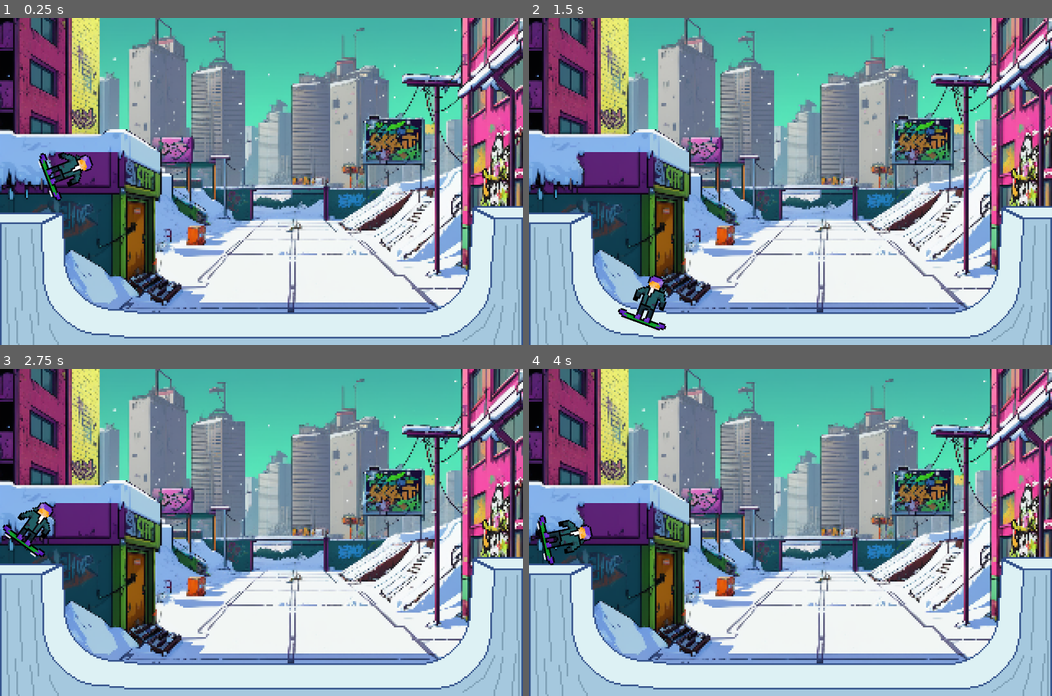
Above: before the commit, frames 1-4 (two rows, left to right).
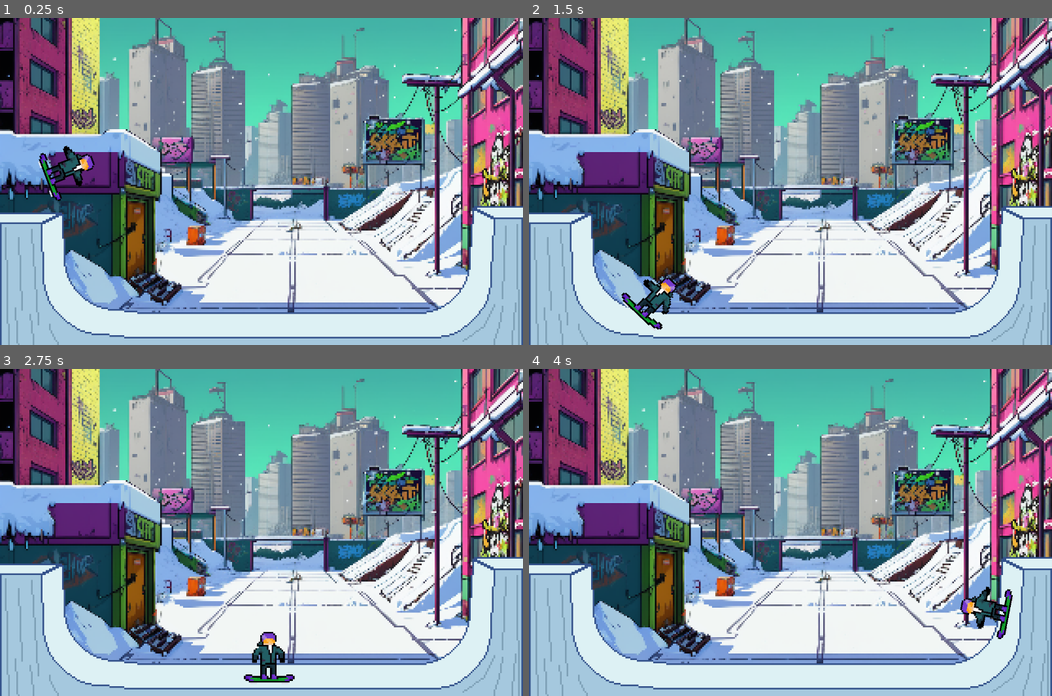
Above: after the commit, the same moments.

Repository: dclarkco/shredd_
Game: Godot game, scene res://scenes/main.tscn
The game is run twice, just before and just after one commit, with the same random seed, the same clock (stepped at 60 frames per second) and the same inputs.
Inputs:
- Up to frame 1 (0.25 s): no input
- Up to frame 2 (1.5 s): hold D (right) 0.53-1.28 s; hold Alt (crouch) 0.53-1.28 s; tap Space (jump) at 0.77, 1.07 s; tap E (f_grab, bound only after the commit) at 0.8, 1.35 s; hold A (left) from 1.28 s (still down)
- Up to frame 3 (2.75 s): tap Space (jump) at 1.52, 1.82, 2.3 s; tap Q (r_grab, bound only after the commit) at 1.55 s; release A (left) at 2.03 s; hold D (right) from 2.03 s (still down); hold Q (r_grab, bound only after the commit) from 2.03 s (still down)
- Up to frame 4 (4 s): release Q (r_grab, bound only after the commit) at 2.78 s; tap Space (jump) at 2.85, 3.02, 3.32, 3.77 s; tap Alt (crouch) at 3.05 s; release D (right) at 3.53 s; hold A (left) from 3.53 s (still down); hold Alt (crouch) from 3.53 s (still down); tap E (f_grab, bound only after the commit) at 3.8 s

The runs differ from the first frame. In frame 1, 0.3% of the frame differs, in the area x 7-19%, y 39-56%; in frame 2, 0.9%; in frame 3, 1.4%, in the area x 0-57%, y 40-96%; in frame 4, 1.4%.

Commit message:
alpha_02
added animations for:
front butter
rear butter
front grab
rear grab
jump (temp)
land (used for jump atm)

Diff:
--- a/assets/snow.tres
+++ b/assets/snow.tres
@@ -2,5 +2,6 @@
 
 [resource]
 friction = 0.0
-bounce = 0.35
+rough = true
+bounce = 0.67
 absorbent = true
--- a/project.godot
+++ b/project.godot
@@ -31,6 +31,7 @@
 [global_group]
 
 player=""
+ground=""
 
 [input]
 
@@ -52,6 +53,17 @@
 crouch={
 "deadzone": 0.5,
 "events": [Object(InputEventKey,"resource_local_to_scene":false,"resource_name":"","device":-1,"window_id":0,"alt_press …(195 unchanged characters)…
+, Object(InputEventKey,"resource_local_to_scene":false,"resource_name":"","device":-1,"window_id":0,"alt_pressed":false,"shift_pressed":false,"ctrl_pressed":false,"meta_pressed":false,"pressed":false,"keycode":0,"physical_keycode":83,"key_label":0,"unicode":115,"location":0,"echo":false,"script":null)
+]
+}
+r_grab={
+"deadzone": 0.5,
+"events": [Object(InputEventKey,"resource_local_to_scene":false,"resource_name":"","device":-1,"window_id":0,"alt_pressed":false,"shift_pressed":false,"ctrl_pressed":false,"meta_pressed":false,"pressed":false,"keycode":0,"physical_keycode":81,"key_label":0,"unicode":113,"location":0,"echo":false,"script":null)
+]
+}
+f_grab={
+"deadzone": 0.5,
+"events": [Object(InputEventKey,"resource_local_to_scene":false,"resource_name":"","device":-1,"window_id":0,"alt_pressed":false,"shift_pressed":false,"ctrl_pressed":false,"meta_pressed":false,"pressed":false,"keycode":0,"physical_keycode":69,"key_label":0,"unicode":101,"location":0,"echo":false,"script":null)
 ]
 }
 
--- a/scenes/main.tscn
+++ b/scenes/main.tscn
@@ -1,15 +1,10 @@
-[gd_scene load_steps=7 format=3 uid="uid://isjv6vsw6n3u"]
+[gd_scene load_steps=6 format=3 uid="uid://isjv6vsw6n3u"]
 
 [ext_resource type="PackedScene" uid="uid://clejav2s6b8wj" path="res://scenes/shredder_01.tscn" id="1_afmkj"]
 [ext_resource type="Texture2D" uid="uid://b53kcyfwj7qkg" path="res://assets/Park_01_bg.png" id="1_rplgh"]
 [ext_resource type="Texture2D" uid="uid://badb8sx0kxi6p" path="res://assets/Pipe_surface.png" id="2_o4cvh"]
 [ext_resource type="PhysicsMaterial" uid="uid://dd2ahl5v6g2jd" path="res://assets/snow.tres" id="3_gvqx1"]
 [ext_resource type="Texture2D" uid="uid://bdm87gbpt1bij" path="res://assets/Pipe_collider.png" id="3_nws3q"]
-
-[sub_resource type="SeparationRayShape2D" id="SeparationRayShape2D_6elq3"]
-custom_solver_bias = 0.131
-length = 58.28
-slide_on_slope = true
 
 [node name="Main" type="Node2D"]
 
@@ -43,7 +38,6 @@
 center_of_mass_mode = 1
 center_of_mass = Vector2(0, 8)
 max_contacts_reported = 4
-linear_damp = 0.1
 angular_damp = 0.4
 
 [node name="Camera2D" type="Camera2D" parent="."]
@@ -52,19 +46,3 @@
 zoom = Vector2(4, 4)
 process_callback = 0
 position_smoothing_enabled = true
-
-[node name="Area2D" type="Area2D" parent="."]
-collision_layer = 3
-collision_mask = 3
-
-[node name="CollisionShape2D" type="CollisionShape2D" parent="Area2D"]
-position = Vector2(-90, -42)
-rotation = 1.5708
-scale = Vector2(20, 1)
-shape = SubResource("SeparationRayShape2D_6elq3")
-
-[node name="CollisionShape2D2" type="CollisionShape2D" parent="Area2D"]
-position = Vector2(-68, 49)
-rotation = -1.65806
-scale = Vector2(20, 1)
-shape = SubResource("SeparationRayShape2D_6elq3")
--- /dev/null
+++ b/scenes/medium_pipe.tscn
@@ -0,0 +1,45 @@
+[gd_scene load_steps=6 format=3 uid="uid://cmce48b66kq5q"]
+
+[ext_resource type="PhysicsMaterial" uid="uid://dd2ahl5v6g2jd" path="res://assets/snow.tres" id="1_cqxw8"]
+[ext_resource type="Texture2D" uid="uid://bbt6qtgptmwuw" path="res://assets/medium_pipe.png" id="1_obql5"]
+[ext_resource type="PackedScene" uid="uid://clejav2s6b8wj" path="res://scenes/shredder_01.tscn" id="2_j5o7c"]
+
+[sub_resource type="WorldBoundaryShape2D" id="WorldBoundaryShape2D_hxdve"]
+normal = Vector2(1, 0)
+distance = 21.0
+
+[sub_resource type="WorldBoundaryShape2D" id="WorldBoundaryShape2D_7kqct"]
+normal = Vector2(-1, 0)
+distance = 21.0
+
+[node name="medium_pipe" type="Node2D"]
+
+[node name="StaticBody2D" type="StaticBody2D" parent="." groups=["ground"]]
+position = Vector2(240, 240)
+physics_material_override = ExtResource("1_cqxw8")
+
+[node name="CollisionShape2D3" type="CollisionShape2D" parent="StaticBody2D"]
+position = Vector2(-259, -112)
+shape = SubResource("WorldBoundaryShape2D_hxdve")
+debug_color = Color(0.624365, 0.51839, 0.344901, 0.42)
+
+[node name="CollisionShape2D2" type="CollisionShape2D" parent="StaticBody2D"]
+position = Vector2(262, -29)
+shape = SubResource("WorldBoundaryShape2D_7kqct")
+
+[node name="CollisionPolygon2D" type="CollisionPolygon2D" parent="StaticBody2D" groups=["ground"]]
+polygon = PackedVector2Array(-239, 105, -194, 105, -194, 149, -193, 162, -190, 175, -185, 189, -178, 200, -168, 210, -157, 218, -146, 223, -124, 227, -90, 229, 111, 229, 144, 227, 163, 221, 177, 214, 187, 205, 196, 192, 201, 179, 204, 165, 205, 152, 206, 127, 206, 98, 240, 98, 270, 90, 270, 261, -271, 261, -271, 94)
+
+[node name="MediumPipe" type="Sprite2D" parent="StaticBody2D"]
+position = Vector2(3, 8)
+texture = ExtResource("1_obql5")
+
+[node name="shredder_01" parent="." instance=ExtResource("2_j5o7c")]
+position = Vector2(29, 321)
+linear_damp = 0.2
+angular_damp = 2.0
+
+[node name="Camera2D" type="Camera2D" parent="."]
+position = Vector2(243, 338)
+scale = Vector2(1.08549, 1)
+zoom = Vector2(2.67, 2.67)
--- a/scenes/shredder_01.tscn
+++ b/scenes/shredder_01.tscn
@@ -1,6 +1,7 @@
-[gd_scene load_steps=30 format=3 uid="uid://clejav2s6b8wj"]
+[gd_scene load_steps=32 format=3 uid="uid://clejav2s6b8wj"]
 
 [ext_resource type="Texture2D" uid="uid://8vse7ava72vh" path="res://assets/RIDER_01.png" id="1_6kq0k"]
+[ext_resource type="PhysicsMaterial" uid="uid://dd2ahl5v6g2jd" path="res://assets/snow.tres" id="1_yau2y"]
 [ext_resource type="Script" path="res://scripts/shredder_01.gd" id="2_ern46"]
 
 [sub_resource type="AtlasTexture" id="AtlasTexture_w15rw"]
@@ -223,34 +224,41 @@
 
 [sub_resource type="CapsuleShape2D" id="CapsuleShape2D_xf1hn"]
 radius = 6.0
-height = 34.0
+
+[sub_resource type="CircleShape2D" id="CircleShape2D_nskje"]
+radius = 5.0
 
 [node name="shredder_01" type="RigidBody2D" groups=["player"]]
 collision_layer = 3
 collision_mask = 3
-mass = 65.0
+mass = 67.0
+physics_material_override = ExtResource("1_yau2y")
 can_sleep = false
 contact_monitor = true
-max_contacts_reported = 3
-linear_damp = 0.5
-angular_damp = 1.0
+max_contacts_reported = 2
+linear_damp_mode = 1
+linear_damp = 0.1
+angular_damp = 2.5
 script = ExtResource("2_ern46")
 
 [node name="AnimatedSprite2D" type="AnimatedSprite2D" parent="."]
 sprite_frames = SubResource("SpriteFrames_w7rtx")
-animation = &"landing"
+animation = &"rider_all"
 autoplay = "idle (sliding)"
-frame_progress = 0.763558
+frame_progress = 0.884724
 
 [node name="CollisionPolygon2D" type="CollisionShape2D" parent="."]
-position = Vector2(0, 9)
+position = Vector2(0, 10)
 rotation = 1.5708
 shape = SubResource("CapsuleShape2D_xf1hn")
 
 [node name="HeadArea2D" type="Area2D" parent="."]
-
-[node name="CollisionPolygon2D" type="CollisionShape2D" parent="HeadArea2D"]
-position = Vector2(0, -2)
-shape = SubResource("CapsuleShape2D_xf1hn")
+physics_interpolation_mode = 1
+collision_layer = 3
+collision_mask = 3
+
+[node name="CollisionShape2D" type="CollisionShape2D" parent="HeadArea2D"]
+position = Vector2(0, -11)
+shape = SubResource("CircleShape2D_nskje")
 
 [connection signal="body_entered" from="HeadArea2D" to="." method="_on_head_hit_ground"]
--- a/scripts/shredder_01.gd
+++ b/scripts/shredder_01.gd
@@ -1,27 +1,38 @@
-# Shreda shredder_01 | Paper shredder
+# shredder_01 | Paper shredder
 
 extends RigidBody2D
 
 # Constants
-const MOVE_FORCE = 12000.0  # Increased force to test movement
+const MOVE_FORCE = 6700.0  # Increased force to test movement
 const ROTATION_DAMPING = 0.1  # Lower damping for rotation
 const GRAVITY_SCALE = 100.0  # Increased gravity scale
-const RAYCAST_LENGTH = 15.0  # Length for raycasting to detect slopes
+const RAYCAST_LENGTH = 10.0  # Length for raycasting to detect slopes
 const GROUND_DETECTION_OFFSET = 10.0  # Offset from the character for raycast
 
 # Variables
 var is_in_air = false  # To track if snowboarder is in the air
 var slope_normal = Vector2.UP  # Default slope normal
+
+
 @onready var animated_sprite = $AnimatedSprite2D  # Reference to AnimatedSprite2D
+var current_animation = ""  # Tracks the currently playing animation
+var new_animation = ""     # Track animation change per physics frame
 
 func _integrate_forces(state: PhysicsDirectBodyState2D):
+
 	# Get the current velocity
 	var current_velocity = state.get_linear_velocity()
 
 	# Check for ground contacts
 	var contacts = state.get_contact_count()
-	if (contacts >= 1):
+	if (contacts == 1):
 		is_in_air = false
+		new_animation = "r_butter"
+	elif (contacts >=2):
+		is_in_air = false
+		new_animation = "idle (sliding)"
+		if Input.is_action_pressed("crouch"):
+			new_animation = "landing"
 	elif (contacts == 0):
 		is_in_air = true
 
@@ -51,26 +62,41 @@
 		if collision:
 			var detected_normal = collision["normal"]
 			# Interpolate slope normal based on raycast detection to smooth out bumps
-			slope_normal = slope_normal.lerp(detected_normal, 0.1)  # Adjust 0.1 for smoothing
+			slope_normal = slope_normal.lerp(detected_normal, 1.0)  # Adjust 0.1 for smoothing
 
 		# Apply movement force (on the ground)
 		var forward_direction = Vector2.RIGHT.rotated(rotation)
 		var movement_force = forward_direction * input_direction * MOVE_FORCE
 		state.apply_central_force(movement_force)
 
+		if Input.is_action_just_pressed("jump"):
+			new_animation = "crouch"
+
+
 	elif is_in_air:
 		if input_direction != 0:
 			# Apply torque for rotation in the air
-			var torque = input_direction * (MOVE_FORCE / 12)
+			var torque = input_direction * (MOVE_FORCE / 6)
 			apply_torque_impulse(torque)
+		if Input.is_action_pressed("f_grab"):
+			new_animation = "f_grab"
+		elif Input.is_action_pressed("r_grab"):
+			new_animation = "r_grab"
+		else:
+			new_animation = "airtime"
 
 	# Debug: Visualize ground contact detection and ground state
-	print("Contacts: " + str(contacts) + ", Airtime?__: " + str(is_in_air))
+	print("Contacts: " + str(contacts) + ", Airtime?__: " + str(is_in_air) + "Animation?__:" +str(current_animation))
 
 	# Rotate the snowboarder based on velocity
 	if current_velocity.length() > 1:
 		var desired_rotation = current_velocity.angle()
 		rotation = lerp_angle(rotation, desired_rotation, ROTATION_DAMPING)
+
+	if new_animation != current_animation:
+		current_animation = new_animation
+
+	$AnimatedSprite2D.play(current_animation)  # Replace with $AnimationPlayer.play(name) if using AnimationPlayer
 
 func _on_head_hit_ground(body):
 	if body.is_in_group("ground"):
